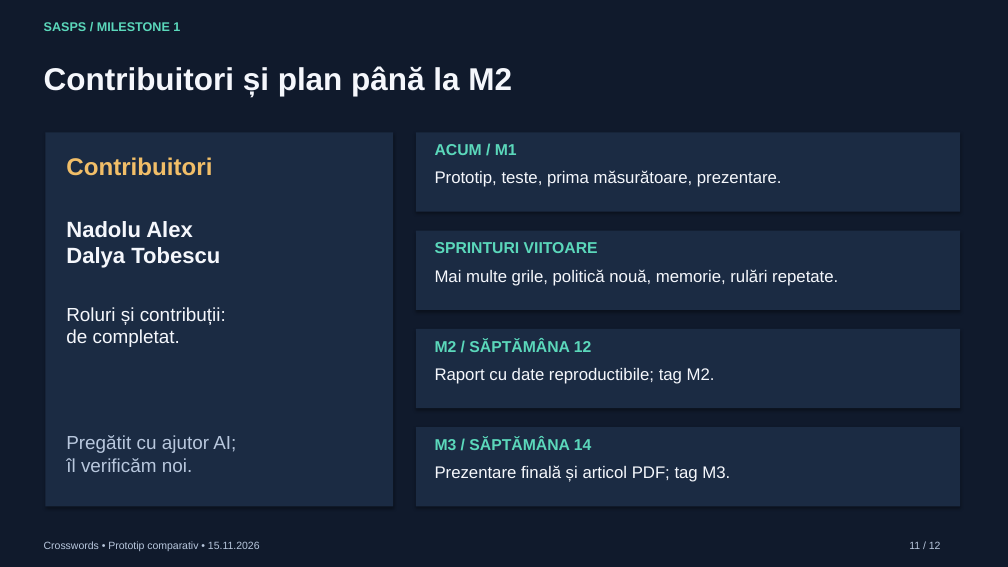
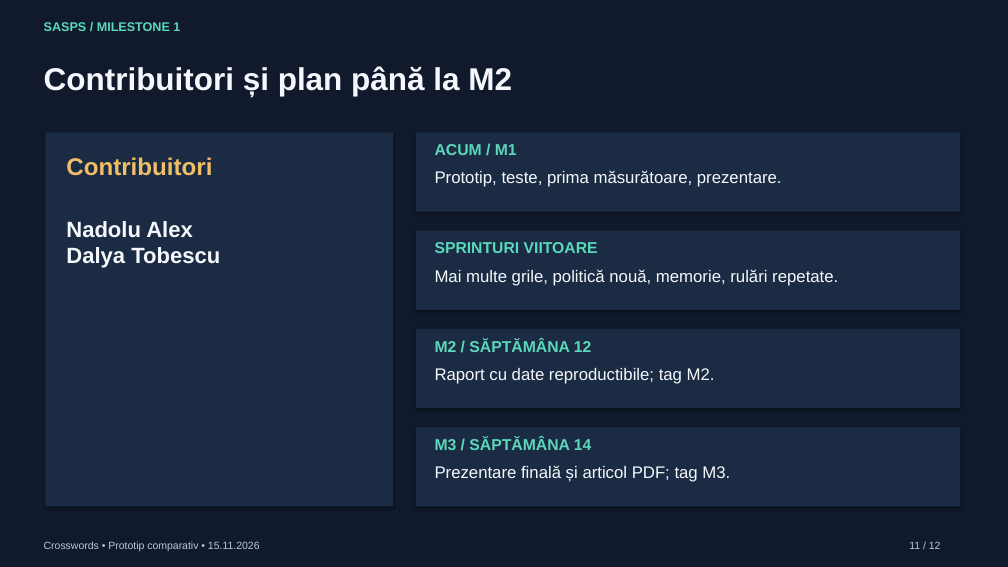
Before and after one commit to nadolualex/sasps-crosswords, a slide deck: slide 11 of presentation/SASPS_M1_Crosswords.pptx. Drawn at 1008x567 pixels with LibreOffice and Linux fonts; fonts in the diff are those of the drawing. Boxes give left, top, right and bottom in pixels: in the first picture for what was removed or moved away, otherwise in the second. Text is boxed around its words. In the diff, an @@ line names an element or a change of style, - is before the commit and + after.

```diff
--- a/presentation/SASPS_M1_Crosswords.pptx
+++ b/presentation/SASPS_M1_Crosswords.pptx
@@ text removed at [66, 307, 226, 347] @@
-Roluri și contribuții:
-de completat.
@@ text removed at [66, 435, 236, 472] @@
-Pregătit cu ajutor AI;
-îl verificăm noi.
```
Also in this commit, not shown: 4 other files.
